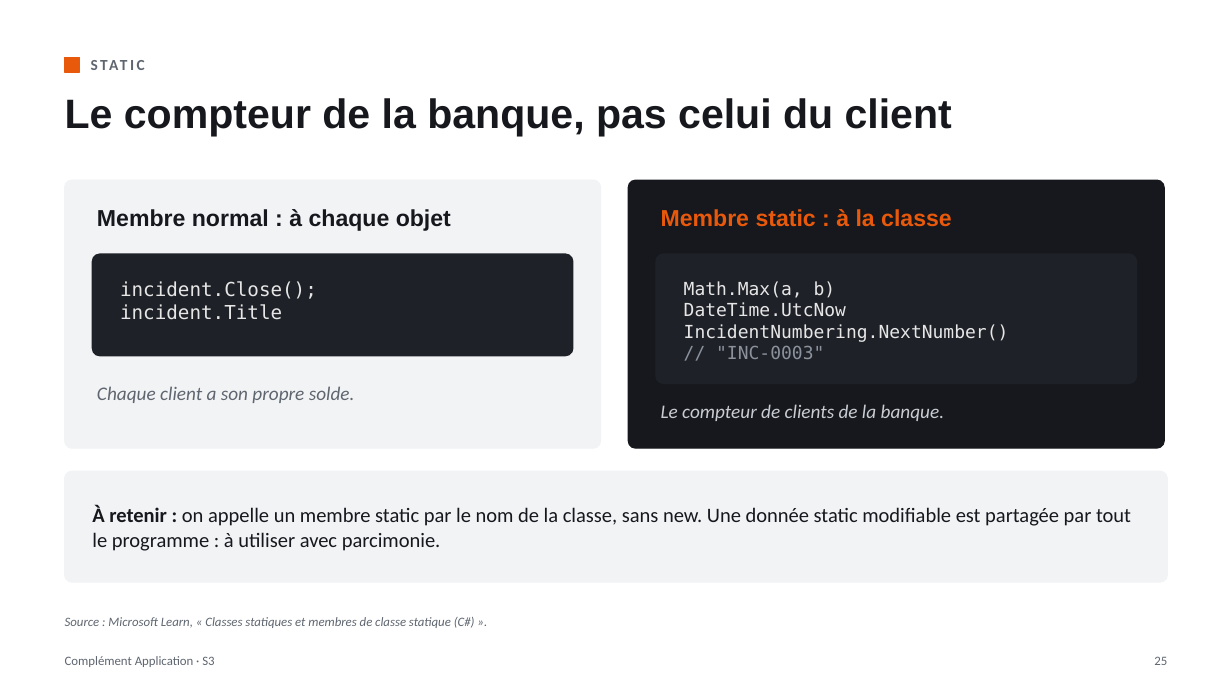
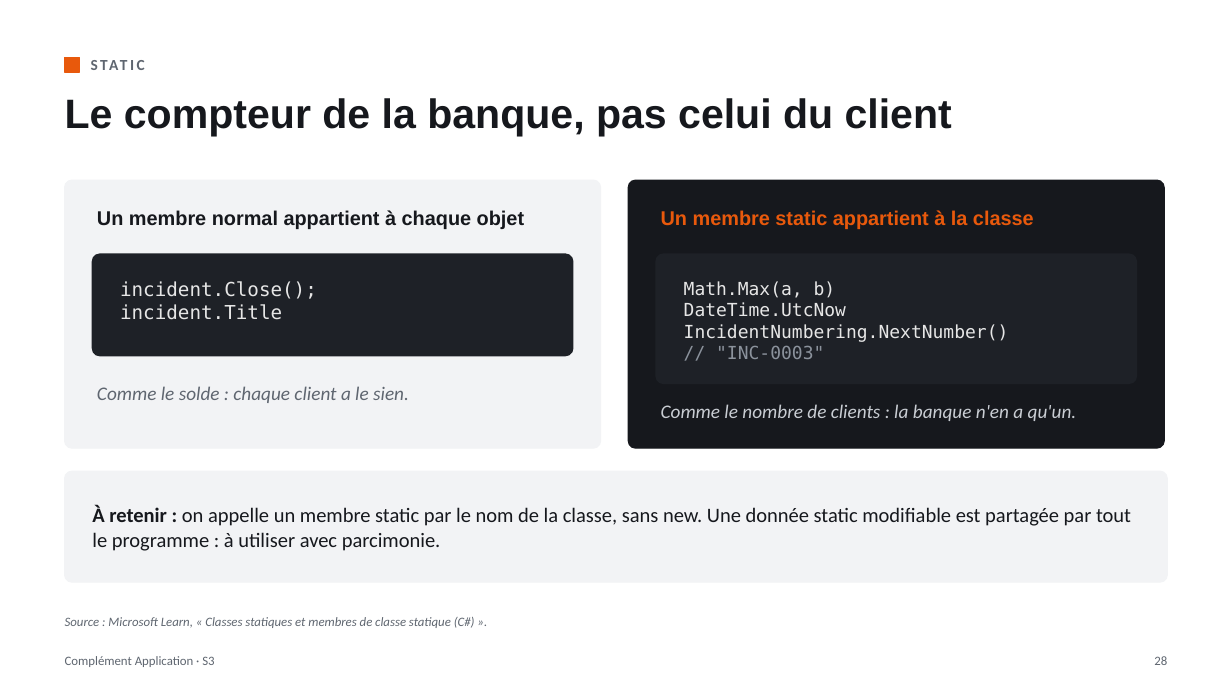
Before and after one commit to lle-condorcet/condorcet-2027, a slide deck: slide 28 of slides/LLE_CA_S03_Fondamentaux_CSharp.pptx (slide 25 before the commit). Drawn at 1232x693 pixels with LibreOffice and Linux fonts; fonts in the diff are those of the drawing. Boxes give left, top, right and bottom in pixels: in the first picture for what was removed or moved away, otherwise in the second. Text is boxed around its words. In the diff, an @@ line names an element or a change of style, - is before the commit and + after.

```diff
--- a/slides/LLE_CA_S03_Fondamentaux_CSharp.pptx
+++ b/slides/LLE_CA_S03_Fondamentaux_CSharp.pptx
@@ text at box(97, 210, 524, 229): text changed; size 18 to 15.5 pt @@
-Membre normal : à chaque objet
+Un membre normal appartient à chaque objet
@@ text at box(661, 210, 1034, 229): text changed; size 18 to 15.5 pt @@
-Membre static : à la classe
+Un membre static appartient à la classe
@@ text at box(97, 386, 409, 403): text changed @@
-Chaque client a son propre solde.
+Comme le solde : chaque client a le sien.
@@ text at box(661, 404, 1077, 421): text changed @@
-Le compteur de clients de la banque.
+Comme le nombre de clients : la banque n'en a qu'un.
@@ text at box(1154, 656, 1167, 665): text changed @@
-25
+28
```
Also in this commit, not shown: 25 other slides changed, 3 slides added, 2 other files.
